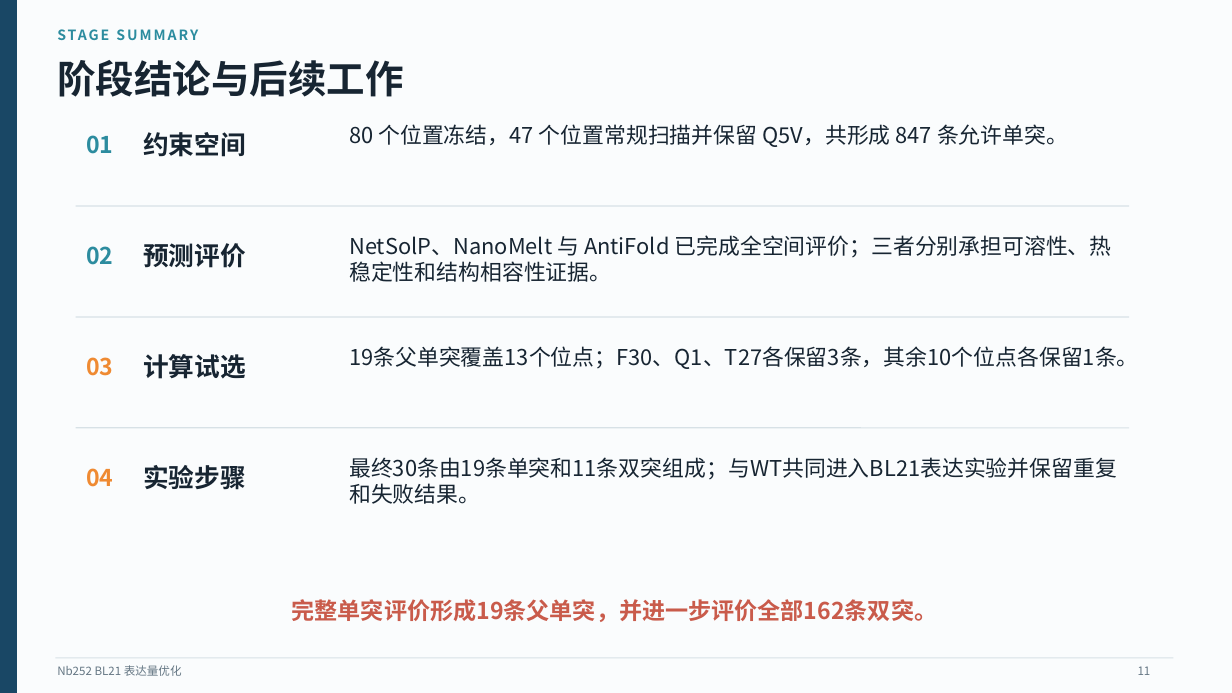
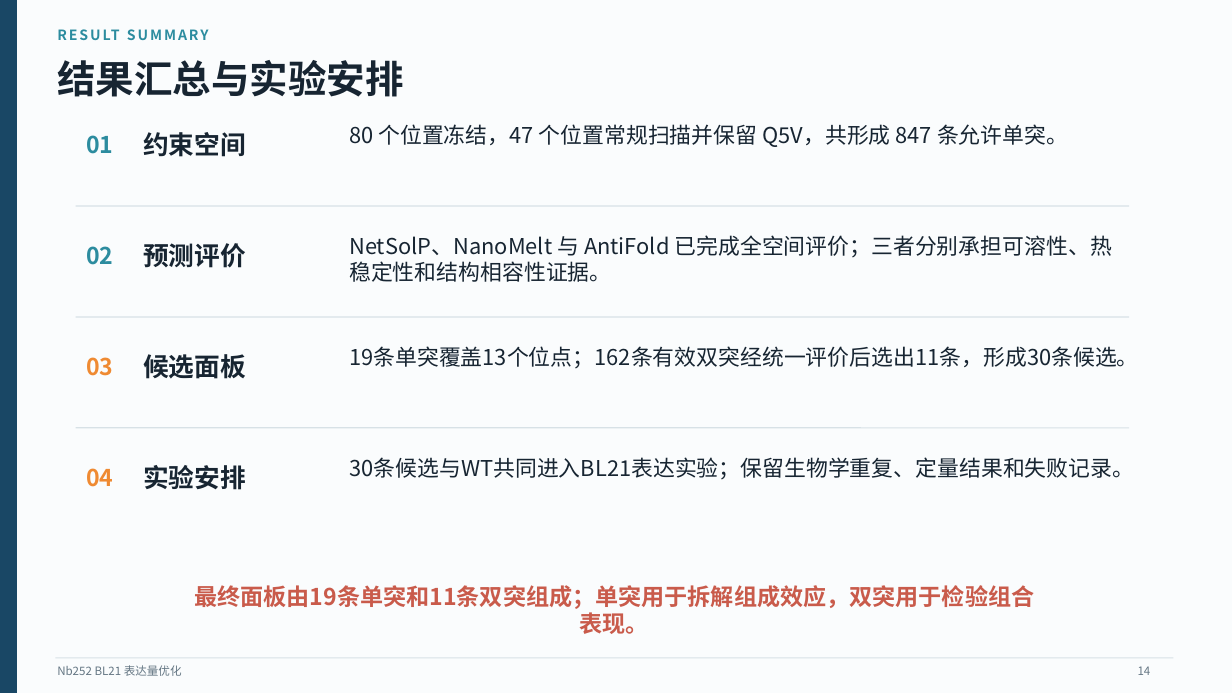
Before and after one commit to name-lulangya/Antibody_optimization, a slide deck: slide 14 of docs/result_artifacts/weekly_report_result/report_2026_W34_nb252_expression_route/Nb252_BL21_expression_optimization_presentation.pptx (slide 11 before the commit). Drawn at 1232x693 pixels with LibreOffice and Linux fonts; fonts in the diff are those of the drawing. Boxes give left, top, right and bottom in pixels: in the first picture for what was removed or moved away, otherwise in the second. Text is boxed around its words. In the diff, an @@ line names an element or a change of style, - is before the commit and + after.

```diff
--- a/docs/result_artifacts/weekly_report_result/report_2026_W34_nb252_expression_route/Nb252_BL21_expression_optimization_presentation.pptx
+++ b/docs/result_artifacts/weekly_report_result/report_2026_W34_nb252_expression_route/Nb252_BL21_expression_optimization_presentation.pptx
@@ text at bbox=[57, 25, 473, 45]: text changed @@
-STAGE SUMMARY
+RESULT SUMMARY
@@ text at bbox=[57, 60, 403, 97]: text changed @@
-阶段结论与后续工作
+结果汇总与实验安排
@@ text at bbox=[143, 354, 246, 379]: text changed @@
-计算试选
+候选面板
@@ text at bbox=[349, 346, 1138, 369]: text changed @@
-19条父单突覆盖13个位点；F30、Q1、T27各保留3条，其余10个位点各保留1条。
+19条单突覆盖13个位点；162条有效双突经统一评价后选出11条，形成30条候选。
@@ text at bbox=[143, 465, 246, 490]: text changed @@
-实验步骤
+实验安排
@@ text at bbox=[349, 457, 1134, 480]: text changed @@
-最终30条由19条单突和11条双突组成；与WT共同进入BL21表达实验并保留重复和失败结果。
+30条候选与WT共同进入BL21表达实验；保留生物学重复、定量结果和失败记录。
@@ text at bbox=[194, 585, 1034, 634]: text changed @@
-完整单突评价形成19条父单突，并进一步评价全部162条双突。
+最终面板由19条单突和11条双突组成；单突用于拆解组成效应，双突用于检验组合表现。
@@ text at bbox=[1138, 666, 1151, 675]: text changed @@
-11
+14
```
Also in this commit, not shown: 5 other slides changed, 1 other file.
